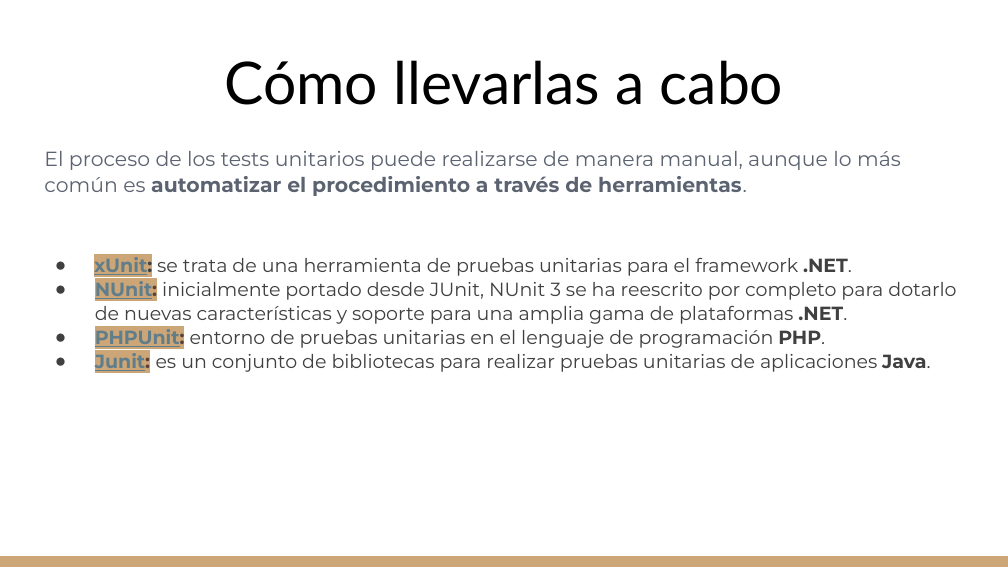
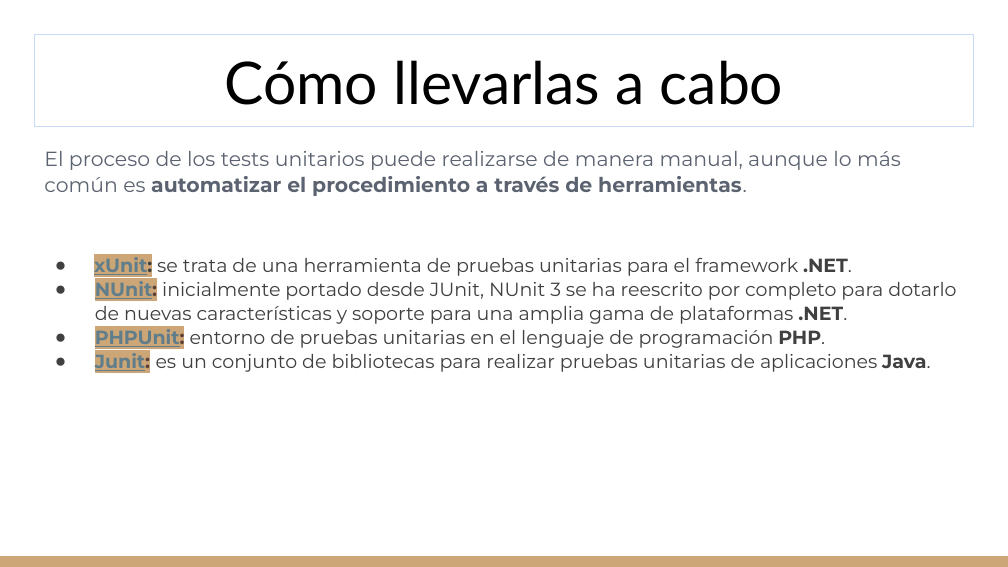
Before and after one commit to gitgamba/.Net-Grupo8, a slide deck: slide 7 of TPS/Unit Testing.pptx (slide 5 before the commit). Drawn at 1008x567 pixels with LibreOffice and Linux fonts; fonts in the diff are those of the drawing. Boxes give left, top, right and bottom in pixels: in the first picture for what was removed or moved away, otherwise in the second. Text is boxed around its words. In the diff, an @@ line names an element or a change of style, - is before the commit and + after.

```diff
--- a/TPS/Unit Testing.pptx
+++ b/TPS/Unit Testing.pptx
@@ title "Cómo llevarlas a cabo": place and size @@
-title "Cómo llevarlas a cabo" at (225, 60, 784, 105)
+title "Cómo llevarlas a cabo" at (34, 35, 974, 127)
@@ title "Cómo llevarlas a cabo" at (34, 35, 974, 127): outline none to #C9DAF8 0.75 pt @@
```
Also in this commit, not shown: 4 other slides changed, 4 slides added, 1 other file.
